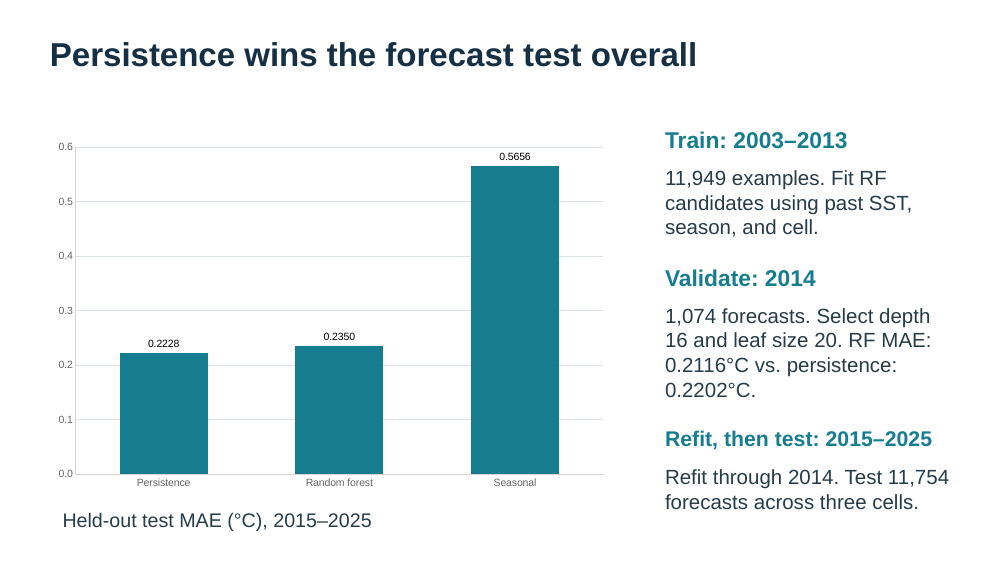
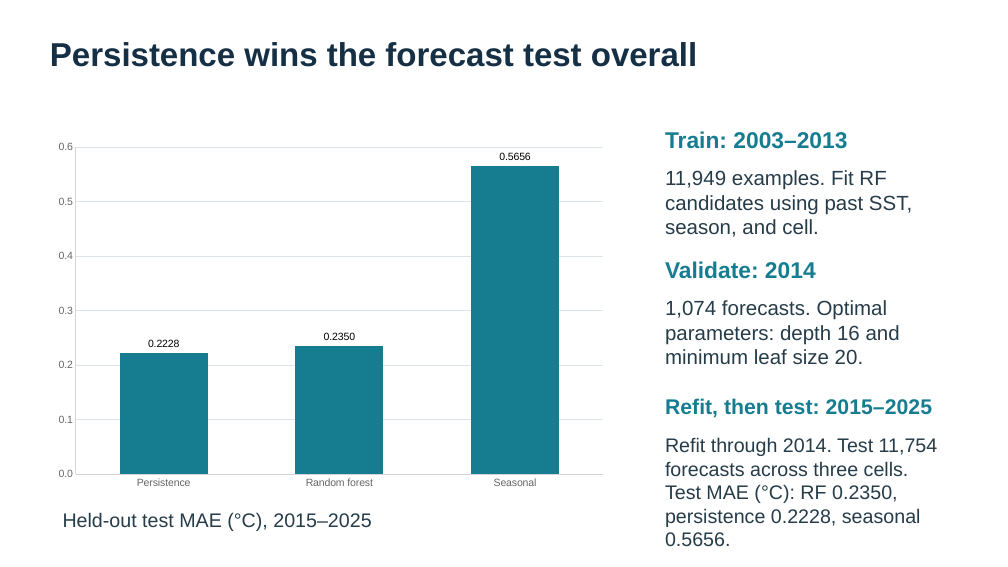
Before and after one commit to drwbkr1/West-Hawaii-Heat-Stress-ASM540, a slide deck: slide 5 of GISProjectDrewBaker/Documentation/GISPresentationDrewBaker.pptx. Drawn at 1008x567 pixels with LibreOffice and Linux fonts; fonts in the diff are those of the drawing. Boxes give left, top, right and bottom in pixels: in the first picture for what was removed or moved away, otherwise in the second. Text is boxed around its words. In the diff, an @@ line names an element or a change of style, - is before the commit and + after.

```diff
--- a/GISProjectDrewBaker/Documentation/GISPresentationDrewBaker.pptx
+++ b/GISProjectDrewBaker/Documentation/GISPresentationDrewBaker.pptx
@@ text "Validate: 2014" moved from (x1=665, y1=269, x2=816, y2=287) to (x1=665, y1=261, x2=816, y2=279) @@
@@ text at (x1=665, y1=300, x2=900, y2=364): text changed @@
-1,074 forecasts. Select depth 16 and leaf size 20. RF MAE: 0.2116°C vs. persistence: 0.2202°C.
+1,074 forecasts. Optimal parameters: depth 16 and minimum leaf size 20.
@@ text "Refit, then test: 2015–2025" moved from (x1=665, y1=430, x2=932, y2=450) to (x1=665, y1=398, x2=932, y2=418) @@
@@ text "Refit through 2014. Test 11,754 ..." moved from (x1=665, y1=469, x2=949, y2=509) to (x1=665, y1=437, x2=938, y2=546) @@
@@ text at (x1=665, y1=437, x2=938, y2=476): size 19.5 to 18.8 pt in "Refit through 2014. Test 11,754 forecasts across ..." @@
@@ text at (x1=665, y1=484, x2=921, y2=546): paragraph added @@
+Test MAE (°C): RF 0.2350, persistence 0.2228, seasonal 0.5656.
```
Also in this commit, not shown: 4 other slides changed, 2 slides added, 1 slide removed, 1 other file.
